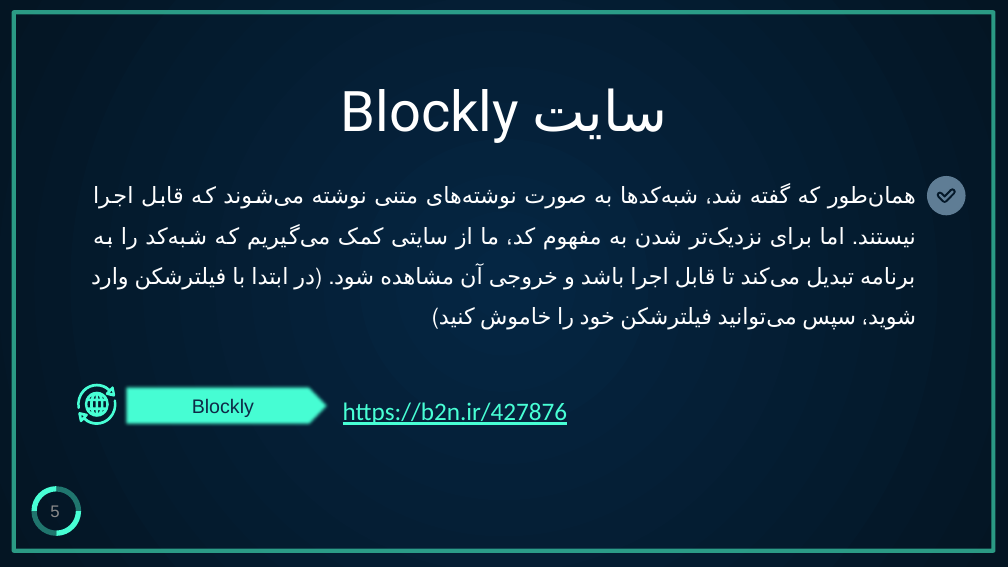
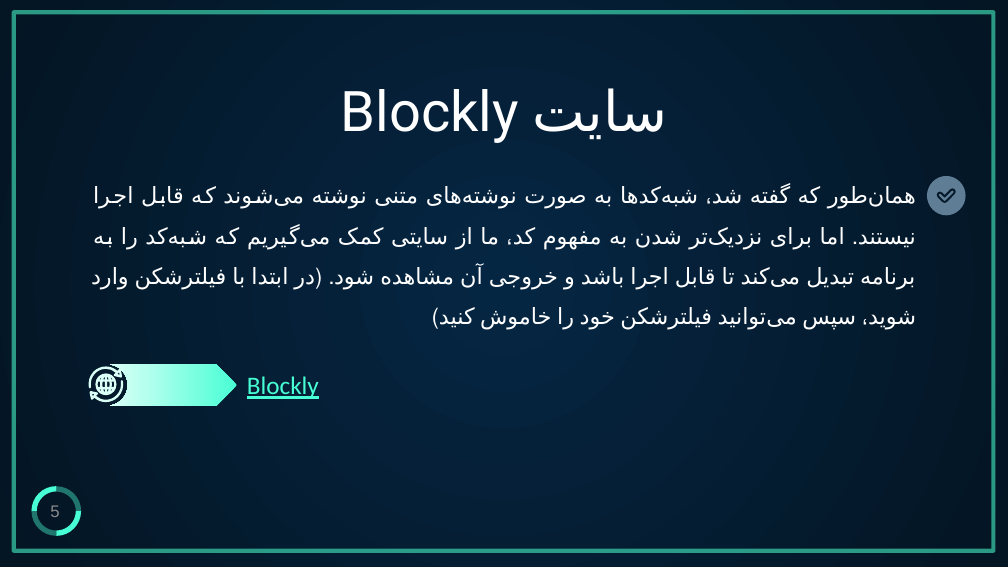
Before and after one commit to aut-ce/CE102-C-Lab, a slide deck: slide 5 of Lab/3-pseudocode/C-Lab_pseudocode.pptx. Drawn at 1008x567 pixels with LibreOffice and Linux fonts; fonts in the diff are those of the drawing. Boxes give left, top, right and bottom in pixels: in the first picture for what was removed or moved away, otherwise in the second. Text is boxed around its words. In the diff, an @@ line names an element or a change of style, - is before the commit and + after.

```diff
--- a/Lab/3-pseudocode/C-Lab_pseudocode.pptx
+++ b/Lab/3-pseudocode/C-Lab_pseudocode.pptx
@@ fill #48FFD5 to #DAFFF7 in 3 elements at [90, 380, 124, 402], [96, 373, 117, 395], [88, 367, 122, 389] @@
@@ freeform shape: place and size @@
-freeform shape at [79, 399, 118, 424]
+freeform shape at [88, 367, 122, 389]
@@ freeform shape: place and size @@
-freeform shape at [77, 384, 116, 409]
+freeform shape at [90, 380, 124, 402]
@@ freeform shape: place and size @@
-freeform shape at [85, 392, 109, 417]
+freeform shape at [96, 373, 117, 395]
@@ freeform shape added at [111, 364, 238, 406], fill gradient #48FFD5 to #B6FFEE to #DAFFF7 @@
@@ text "Blockly": place and size @@
-text "Blockly" at [124, 385, 334, 427]
+text "Blockly" at [247, 376, 319, 399]
@@ text "Blockly" at [247, 376, 319, 399]: size 14 to 18 pt, font Arial to Calibri, text colour #0E2A47 to #48FFD5, underline on; alignment centre to left; vertical alignment middle to top; fill #48FFD5 to none @@
@@ text removed at [343, 402, 567, 425] @@
-https://b2n.ir/427876
```
Also in this commit, not shown: 7 other slides changed, 1 other file.
